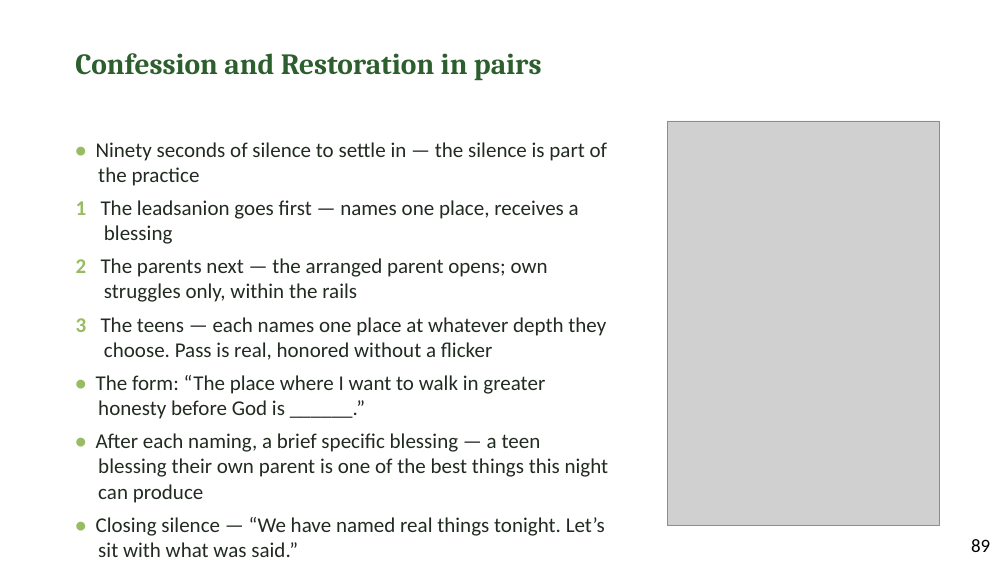
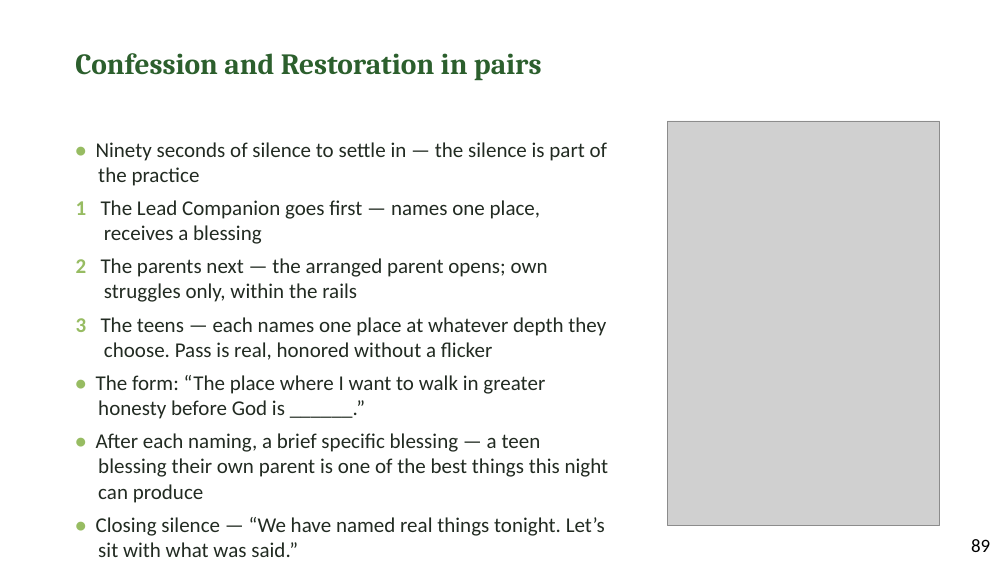
Before and after one commit to jgtittle-ministries/fellowship-of-the-heart-pilot-at-cca-dev, a slide deck: slide 10 of _implementation-notes/evening-series/FotH Evening Session 6 Slides DRAFT v1.pptx. Drawn at 1008x567 pixels with LibreOffice and Linux fonts; fonts in the diff are those of the drawing; grey boxes stand for pictures. Boxes give left, top, right and bottom in pixels: in the first picture for what was removed or moved away, otherwise in the second. Text is boxed around its words. In the diff, an @@ line names an element or a change of style, - is before the commit and + after.

```diff
--- a/_implementation-notes/evening-series/FotH Evening Session 6 Slides DRAFT v1.pptx
+++ b/_implementation-notes/evening-series/FotH Evening Session 6 Slides DRAFT v1.pptx
@@ text at (76, 200, 540, 244): text changed @@
-1 The leadsanion goes first — names one place, receives a blessing
+1 The Lead Companion goes first — names one place, receives a blessing
```
Also in this commit, not shown: 4 other slides changed, 38 other files.
